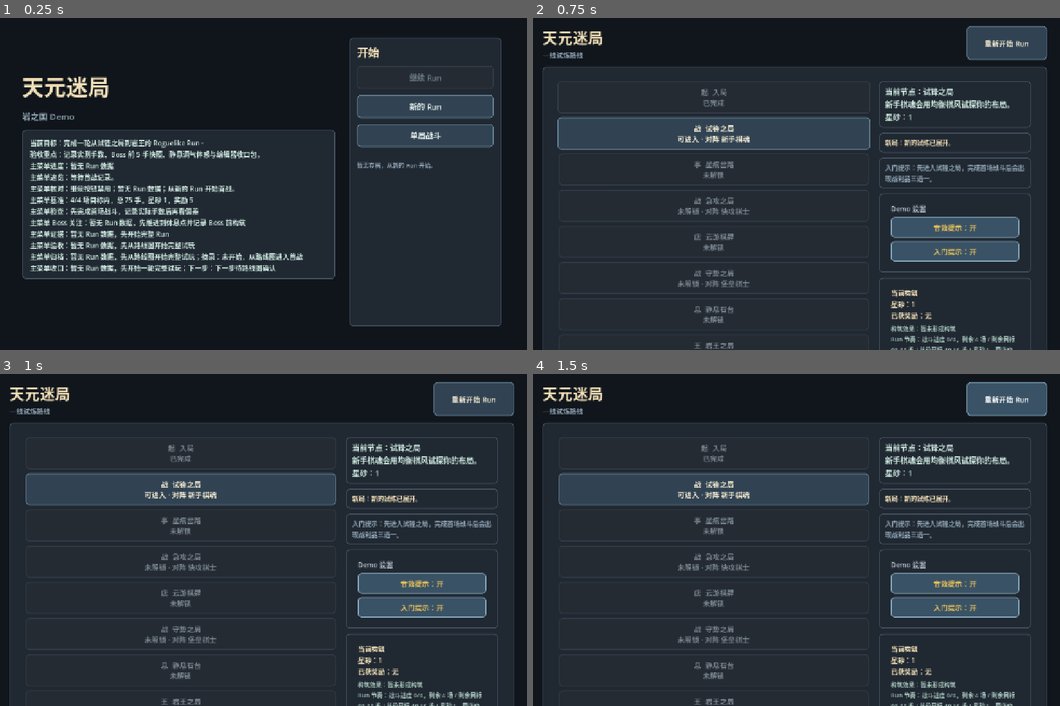
Above: before the commit, frames 1-4 (two rows, left to right).
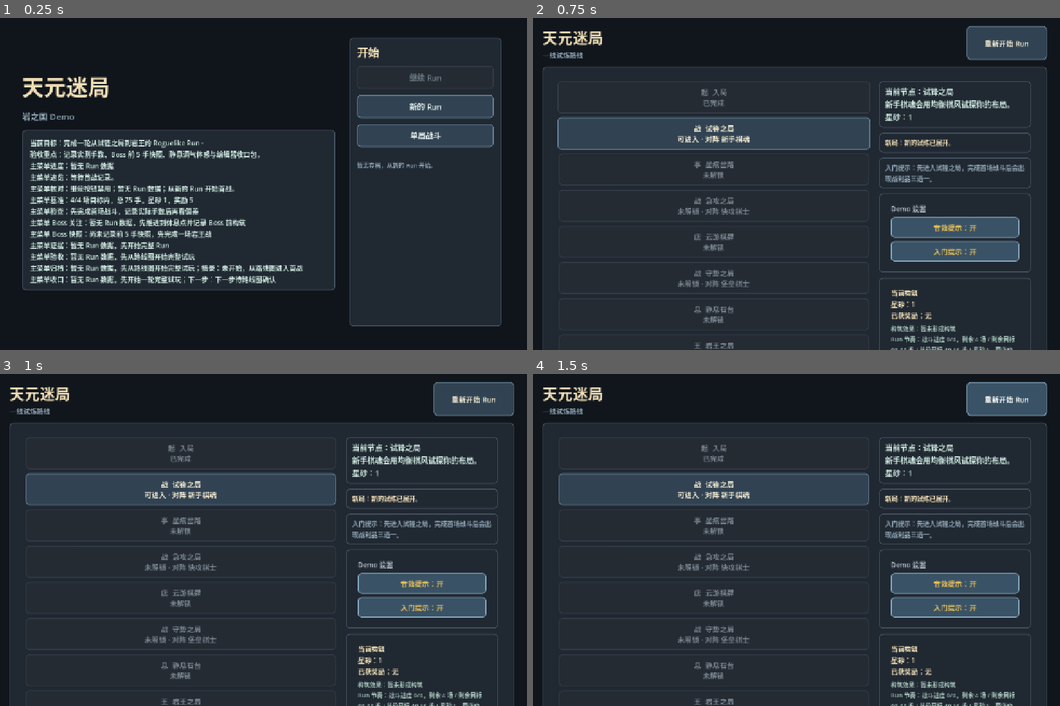
Above: after the commit, the same moments.

Repository: eason522/game
Game: Godot game, scene res://scenes/ui/MainMenu.tscn
The game is run twice, just before and just after one commit, with the same random seed, the same clock (stepped at 60 frames per second) and the same inputs.
Inputs:
- Up to frame 1 (0.25 s): no input
- Up to frame 2 (0.75 s): click "新的 Run" at 0.5 s
- Up to frame 3 (1 s): no input
- Up to frame 4 (1.5 s): click "重新开始 Run" at 1.25 s

The runs differ from the first frame. In frame 1, 2.7% of the frame differs, in the area x 4-64%, y 64-83%; in frame 2, nothing differs; in frame 3, nothing differs; in frame 4, nothing differs.

Commit message:
推进主菜单Boss快照判读
本轮在主菜单补充 Boss 前 5 手快照判读行，复用 RunState 的压力判读，进入路线图前即可识别尚未记录、压力偏高或暂稳的 Boss 快照结论。同步 main menu 冒烟测试、README 与 DEVELOPMENT_PLAN.md。

Diff:
--- a/scripts/ui/MainMenu.gd
+++ b/scripts/ui/MainMenu.gd
@@ -160,7 +160,7 @@
 		var snapshot_lines: Array = playtest_simulator.get_live_playtest_snapshot_lines(resume_state)
 		continue_button.text = _resume_button_text(resume_state)
 		status_label.text = "检测到可继续的 Run。\n%s" % _first_line(next_action_lines)
-		summary_label.text = "%s\n主菜单进度：%s\n主菜单速览：%s\n%s\n%s\n%s\n%s\n%s\n%s\n%s\n%s" % [
+		summary_label.text = "%s\n主菜单进度：%s\n主菜单速览：%s\n%s\n%s\n%s\n%s\n%s\n%s\n%s\n%s\n%s" % [
 			_base_summary_text(),
 			_first_line(snapshot_lines).trim_prefix("实机快照："),
 			" / ".join(closeout_lines),
@@ -168,6 +168,7 @@
 			_get_main_menu_baseline_line(),
 			_get_main_menu_playtest_check_line(resume_state),
 			_get_main_menu_boss_focus_line(resume_state),
+			_get_main_menu_boss_snapshot_line(resume_state),
 			_get_main_menu_evidence_line(resume_state),
 			_get_main_menu_acceptance_gate_line(resume_state),
 			_get_main_menu_archive_excerpt_line(resume_state),
@@ -176,11 +177,12 @@
 	else:
 		continue_button.text = "继续 Run"
 		status_label.text = "暂无存档，从新的 Run 开始。"
-		summary_label.text = "%s\n主菜单进度：暂无 Run 数据\n主菜单速览：等待首战记录。\n主菜单核对：继续按钮禁用；暂无 Run 数据；从新的 Run 开始首战。\n%s\n%s\n%s\n%s\n%s\n%s\n%s" % [
+		summary_label.text = "%s\n主菜单进度：暂无 Run 数据\n主菜单速览：等待首战记录。\n主菜单核对：继续按钮禁用；暂无 Run 数据；从新的 Run 开始首战。\n%s\n%s\n%s\n%s\n%s\n%s\n%s\n%s" % [
 			_base_summary_text(),
 			_get_main_menu_baseline_line(),
 			_get_main_menu_playtest_check_line(null),
 			_get_main_menu_boss_focus_line(null),
+			_get_main_menu_boss_snapshot_line(null),
 			_get_main_menu_evidence_line(null),
 			_get_main_menu_acceptance_gate_line(null),
 			_get_main_menu_archive_excerpt_line(null),
@@ -248,6 +250,19 @@
 	return "主菜单 Boss 关注：%s" % _first_line(boss_lines).trim_prefix("Boss 实机检查：")
 
 
+func _get_main_menu_boss_snapshot_line(run_state) -> String:
+	if run_state == null or not run_state.has_method("get_boss_opening_pressure_lines"):
+		return "主菜单 Boss 快照：尚未记录前 5 手快照，先完成一场岩王战"
+
+	var pressure_lines: Array = run_state.get_boss_opening_pressure_lines()
+	var trimmed_lines: Array = []
+
+	for line in pressure_lines:
+		trimmed_lines.append(String(line).trim_prefix("Boss 快照判读："))
+
+	return "主菜单 Boss 快照：%s" % " / ".join(trimmed_lines)
+
+
 func _get_main_menu_evidence_line(run_state) -> String:
 	var evidence_lines: Array = playtest_simulator.get_editor_evidence_checklist_lines(run_state)
 	var trimmed_lines: Array = []
--- a/tests/main_menu_smoke.gd
+++ b/tests/main_menu_smoke.gd
@@ -64,6 +64,9 @@
 	if scene.summary_label == null or not scene.summary_label.text.contains("主菜单 Boss 关注") or not scene.summary_label.text.contains("先推进到休息点"):
 		failures.append("main menu: expected no-save boss focus line")
 
+	if scene.summary_label == null or not scene.summary_label.text.contains("主菜单 Boss 快照") or not scene.summary_label.text.contains("尚未记录前 5 手快照"):
+		failures.append("main menu: expected no-save boss snapshot line")
+
 	if scene.summary_label == null or not scene.summary_label.text.contains("主菜单证据") or not scene.summary_label.text.contains("暂无 Run 数据"):
 		failures.append("main menu: expected no-save evidence line")
 
@@ -108,6 +111,9 @@
 
 	if scene.summary_label == null or not scene.summary_label.text.contains("主菜单 Boss 关注") or not scene.summary_label.text.contains("尚未验证静息调气"):
 		failures.append("main menu: expected saved-run boss focus line")
+
+	if scene.summary_label == null or not scene.summary_label.text.contains("主菜单 Boss 快照") or not scene.summary_label.text.contains("尚未记录前 5 手快照"):
+		failures.append("main menu: expected saved-run boss snapshot line to wait for boss observation")
 
 	if scene.summary_label == null or not scene.summary_label.text.contains("主菜单证据") or not scene.summary_label.text.contains("样本 0/4"):
 		failures.append("main menu: expected saved-run evidence line to request the first battle")
@@ -172,6 +178,46 @@
 	if scene.continue_button == null or not scene.continue_button.text.contains("查看验收结果"):
 		failures.append("main menu: expected accepted run to point at acceptance review")
 
+	var high_pressure_state = scene.playtest_simulator.run_baseline().get("state")
+	high_pressure_state.record_boss_opening_observation({
+		"enemy": "岩王",
+		"total_moves": 5,
+		"snapshots": [
+			{
+				"move_count": 1,
+				"actor": "己方",
+				"position": "F6",
+				"player_energy": 2,
+				"rock_count": 8,
+				"playable_count": 112,
+				"focus": "开局岩阵",
+			},
+			{
+				"move_count": 3,
+				"actor": "己方",
+				"position": "F7",
+				"player_energy": 2,
+				"rock_count": 9,
+				"playable_count": 106,
+				"focus": "能量与岩阵",
+			},
+			{
+				"move_count": 5,
+				"actor": "己方",
+				"position": "G7",
+				"player_energy": 2,
+				"rock_count": 9,
+				"playable_count": 104,
+				"focus": "反制点",
+			},
+		],
+	})
+	RunSaveScript.save_state(high_pressure_state)
+	scene._refresh_continue_state()
+
+	if scene.summary_label == null or not scene.summary_label.text.contains("主菜单 Boss 快照") or not scene.summary_label.text.contains("压力偏高"):
+		failures.append("main menu: expected high-pressure boss snapshot result on the menu")
+
 	var accepted_state = scene.playtest_simulator.run_baseline().get("state")
 	accepted_state.record_boss_opening_observation({
 		"enemy": "岩王",
@@ -216,6 +262,9 @@
 	if scene.summary_label == null or not scene.summary_label.text.contains("主菜单证据") or not scene.summary_label.text.contains("可归档 Demo 验收证据"):
 		failures.append("main menu: expected accepted run evidence result on the menu")
 
+	if scene.summary_label == null or not scene.summary_label.text.contains("主菜单 Boss 快照") or not scene.summary_label.text.contains("暂稳"):
+		failures.append("main menu: expected accepted run boss snapshot result on the menu")
+
 	if scene.summary_label == null or not scene.summary_label.text.contains("主菜单验收") or not scene.summary_label.text.contains("可作为本轮 Demo 实机验收"):
 		failures.append("main menu: expected accepted run acceptance gate result on the menu")
 
Not shown, changed: DEVELOPMENT_PLAN.md
Not shown, changed: README.md
